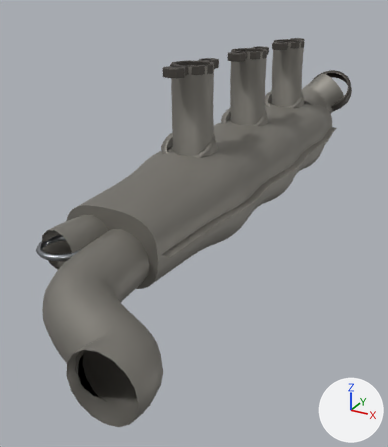
One commit to the glTF model porsche-911sc-engine/parts/heat-exchanger-left.glb: the scene before it, then after it.
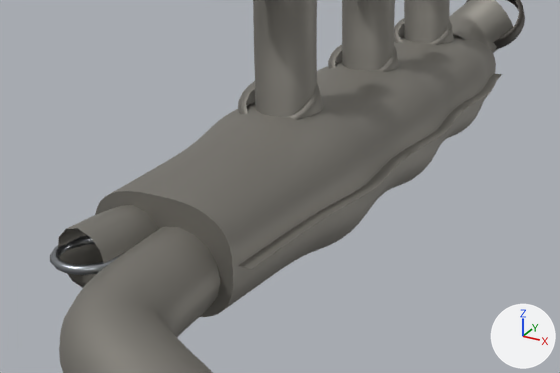
Each version is shown whole from a camera (50 mm lens) standing at (-10.0, -494.0, -6.0) and looking at (-241.0, -75.0, -216.0), then close up on the part from 1% to 97% of the width and 18% to 73% of the height. The lights are fixed; the arrows at lower right show +X, +Y and +Z. The last two pictures show the newer version. Where no turn or scale is listed for an object, it has been applied to the vertices. Vertices at exactly the same position are counted once.

Names of what the first close-up shows: 'heat-exchanger-left:aluminized', 'heat-exchanger-left:heatSteel', 'heat-exchanger-left:steel'.
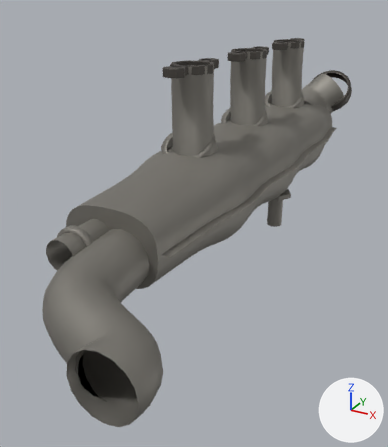
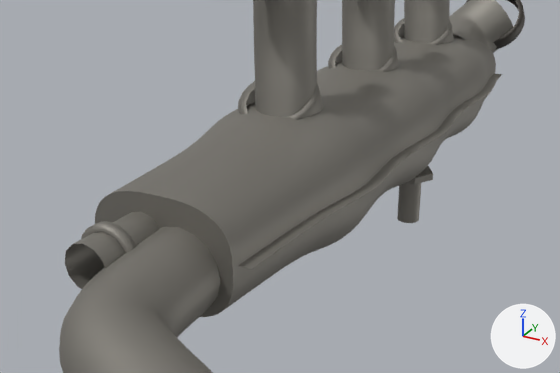
Where the newer file only moved an object's origin or applied its transform, the numbers keep the older frame.

What the commit changed:
me_mesh_0 is used by ob_heat_exchanger_left_aluminized; location (-206.2, -25.8, -140.5).
me_mesh_0 had 4556 vertices, 8628 faces and spanned x -80.0..80.0, y -308.0..308.0, z -76.0..76.0.
me_mesh_0 now has 4792 vertices, 9040 faces and spans x -80.0..80.0, y -308.0..308.0, z -106.0..76.0.
me_mesh_0 part 1: a new loose piece of 108 vertices spanning x 2.0..18.0, y 46.0..62.0, z -106.0..-67.0, in mat_aluminized (grey #8e8b84).
me_mesh_0 part 2: a new loose piece of 80 vertices spanning x -6.0..27.0, y 40.0..68.0, z -72.0..-67.0, in mat_aluminized (grey #8e8b84).
Part 3, on me_mesh_0:
35 vertices are removed from x -55.0..-24.0, y -231.0..-221.0, z -42.0..-11.0.
72 faces are deleted.
4 vertices in x -53.0..-51.0, y -209.0..-204.0, z -26.0..-19.0 move by (9.0, -13.0, -1.0).
4 vertices in x -31.0..-26.0, y -219.0..-215.0, z -39.0..-34.0 move by (5.0, -12.0, 2.0).
3 vertices in x -47.0..-37.0, y -199.0..-185.0, z -42.0..-36.0 move by (5.0, -8.0, 4.0).
3 vertices in x -49.0..-45.0, y -202.0..-193.0, z -40.0..-35.0 move by (7.0, -10.0, 3.0).
3 vertices in x -54.0..-52.0, y -217.0..-213.0, z -26.0..-19.0 move by (10.0, -14.0, -1.0).
104 vertices move from x -52.0..-19.0, y -230.0..-179.0, z -43.0..-11.0 to x -44.0..-20.0, y -231.0..-188.0, z -38.0..-15.0.
53 vertices are added at x -47.0..-17.0, y -223.0..-218.0, z -42.0..-11.0.
12 new vertices lie (0.0, -5.0, 0.0) away from vertices in x -54.0..-24.0, y -219.0..-217.0, z -41.0..-11.0.
18 new vertices lie (0.0, 5.0, 0.0) away from vertices in x -47.0..-17.0, y -223.0, z -42.0..-11.0.
132 new faces join them.
Object 'heat-exchanger-left:steel' (ob_heat_exchanger_left_steel) is deleted.

Changed parts and their boxes (x1, y1, x2, y2) in the close-ups (560 x 373 px; the box of a moved part takes in the faces that stretch with it):
'heat-exchanger-left:aluminized', reshaped
    before: (58, 0, 513, 373)
    after: (59, 0, 513, 373)
'heat-exchanger-left:steel', deleted
    before: (50, 235, 122, 275)
part 1 of me_mesh_0, added
    after: (397, 183, 421, 223)
part 2 of me_mesh_0, added
    after: (406, 166, 433, 184)
part 3 of me_mesh_0, moved or reshaped
    before: (58, 205, 158, 288)
    after: (65, 212, 160, 289)
